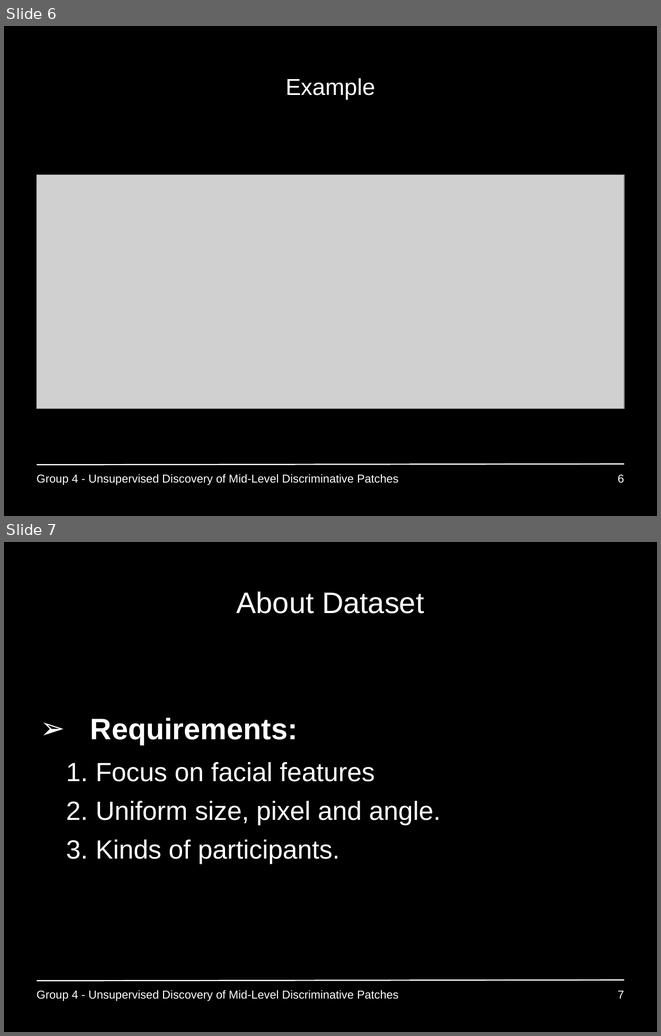
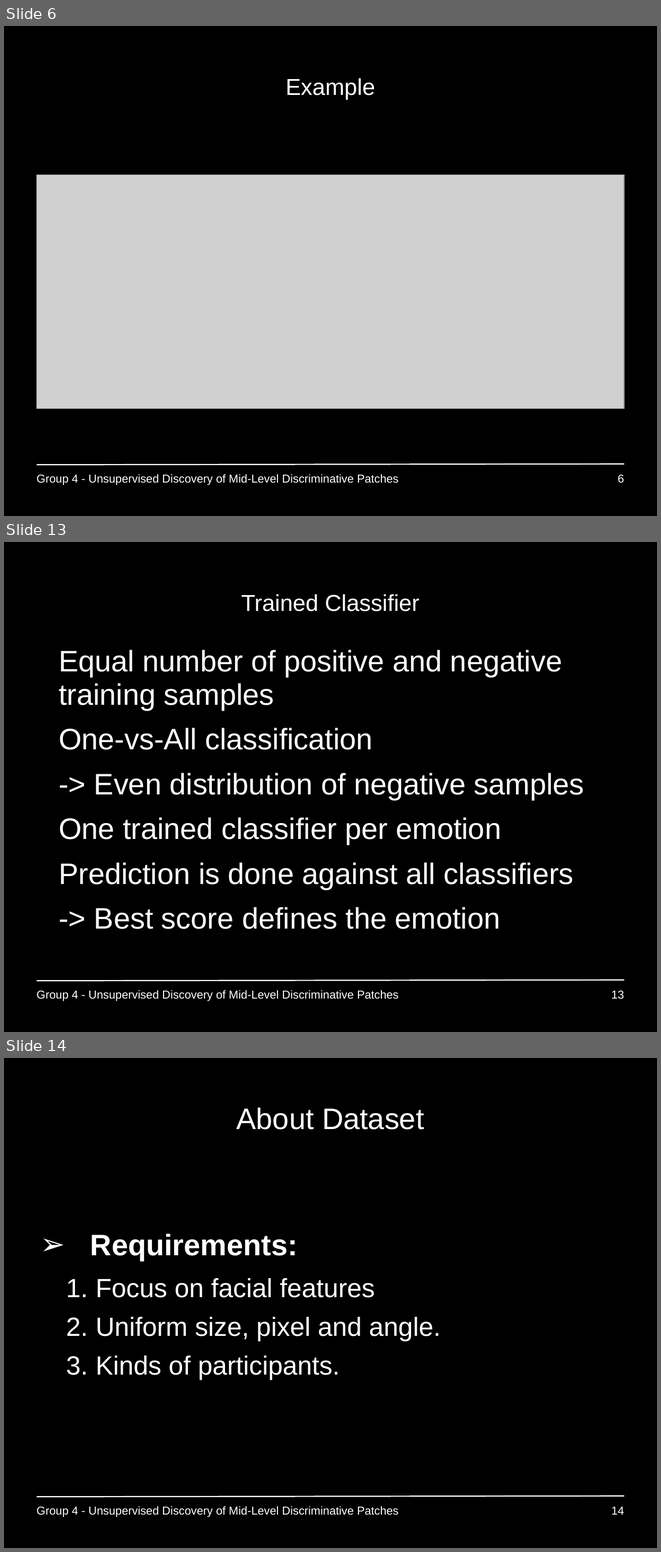
Before and after one commit to GiannisPapadopoulos/DiscriminativePatches, a slide deck: presentations/period3/MAI_Project1_Group4.ppt. Shown one above the other, each under a label of ours: slides 6 and 7 before the commit, slides 6, 13 and 14 after it; the slides between them are not shown. The pictures are 661x1036 and 661x1552 pixels, drawn with LibreOffice and Linux fonts; fonts in the diff are those of the drawing; grey boxes stand for pictures; background and template pictures are left out. Boxes give left, top, right and bottom in pixels: in the first picture for what was removed or moved away, otherwise in the second. Text is boxed around its words. In the diff, an @@ line names an element or a change of style, - is before the commit and + after.

```diff
--- a/presentations/period3/MAI_Project1_Group4.ppt
+++ b/presentations/period3/MAI_Project1_Group4.ppt
@@ slide 13 added at box(4, 542, 657, 1032), background #000000; not listed: 1 template element that a slide beside it also shows @@
@@ title added at box(241, 594, 420, 611), 28 pt, text #FFFFFF @@
+Trained Classifier
@@ text added at box(59, 650, 584, 929), 36 pt, text #FFFFFF @@
+• Equal number of positive and negative training samples
+• One-vs-All classification
+-> Even distribution of negative samples
+• One trained classifier per emotion
+• Prediction is done against all classifiers
+-> Best score defines the emotion
@@ text added at box(36, 990, 399, 1000), 14 pt, text #FFFFFF @@
+Group 4 - Unsupervised Discovery of Mid-Level Discriminative Patches
@@ page number added at box(611, 990, 624, 999), 14 pt, text #FFFFFF @@
+13
@@ what was slide 7 is now slide 14 @@
@@ page number at box(611, 1506, 624, 1514): text changed @@
-7
+14
```
Also in this commit, not shown: 11 slides changed, 6 other slides added.
